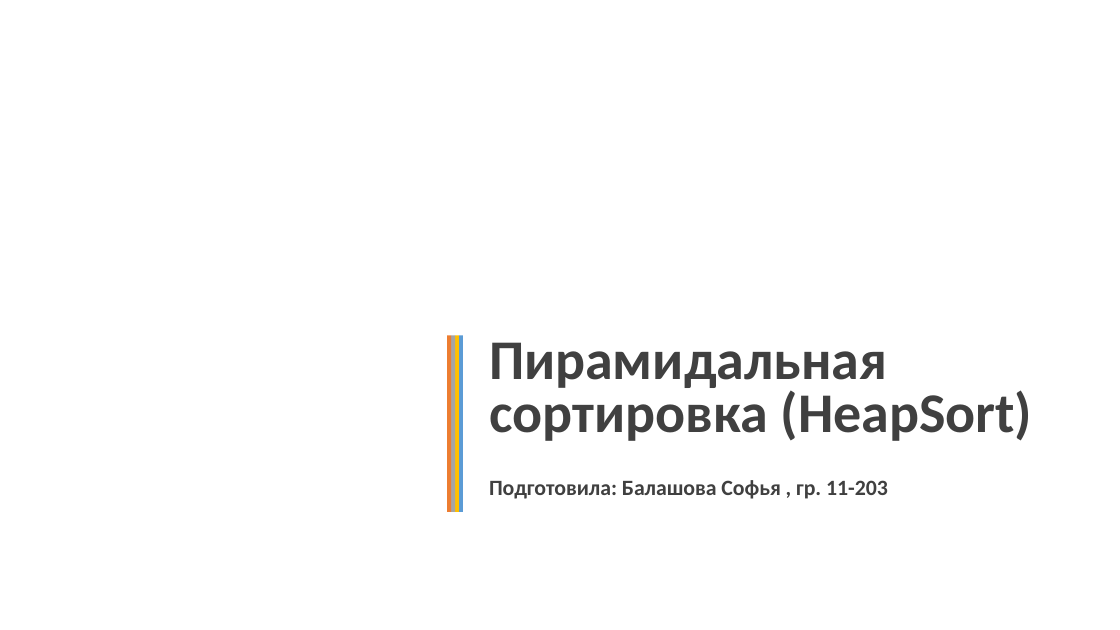
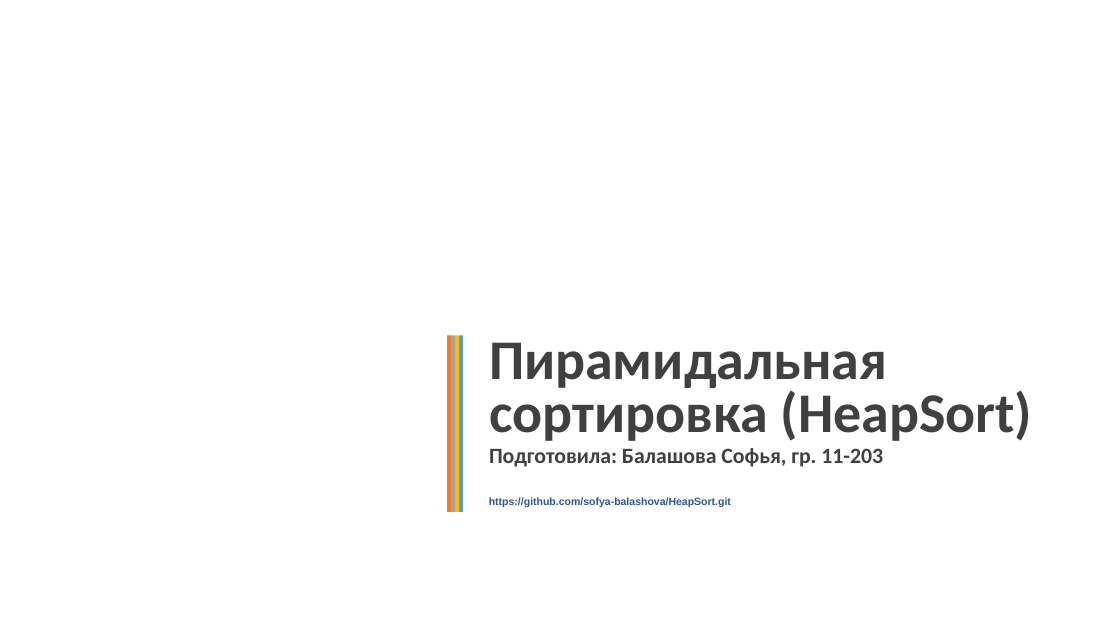
Before and after one commit to sofya-balashova/heapsort, a slide deck: slide 1 of Heapsort.pptx. Drawn at 1120x630 pixels with LibreOffice and Linux fonts; fonts in the diff are those of the drawing; background and template pictures are left out. Boxes give left, top, right and bottom in pixels: in the first picture for what was removed or moved away, otherwise in the second. Text is boxed around its words. In the diff, an @@ line names an element or a change of style, - is before the commit and + after.

```diff
--- a/Heapsort.pptx
+++ b/Heapsort.pptx
@@ text at (x1=489, y1=448, x2=883, y2=467): spaces changed @@
-Подготовила: Балашова Софья , гр. 11-203
+Подготовила: Балашова Софья, гр. 11-203
@@ text added at (x1=489, y1=497, x2=731, y2=507), 9 pt, text #2F5597, bold @@
+https://github.com/sofya-balashova/HeapSort.git
```
Also in this commit, not shown: 7 other slides changed, 1 slide added.
